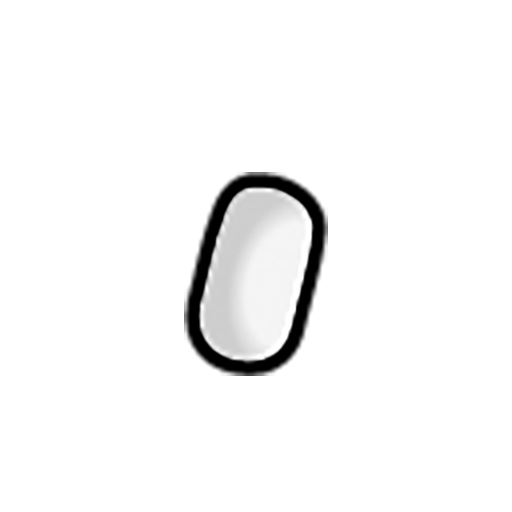
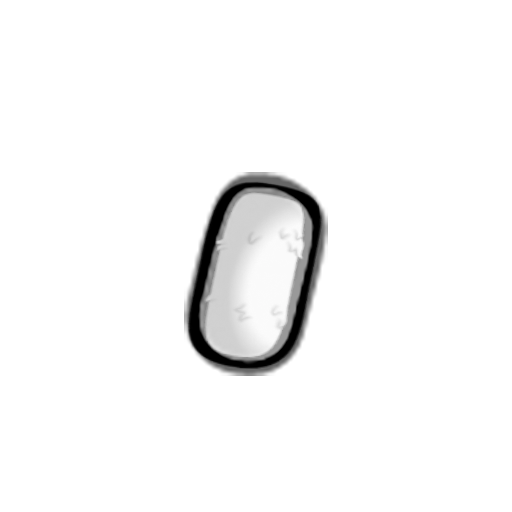
Before/after of a 512 x 512 layered artwork. What changed in the layer stack:
added group "base coat" with 2 layers above "white bg" over [184, 172, 328, 376]
"Naked_Child_east": opacity 100% → 60%, moved it into group "base coat", painted on it over [184, 172, 328, 376]
added layer "Tufts_Child_east" in group "base coat" over [186, 180, 324, 370]
hid "white bg" over [184, 172, 328, 376]